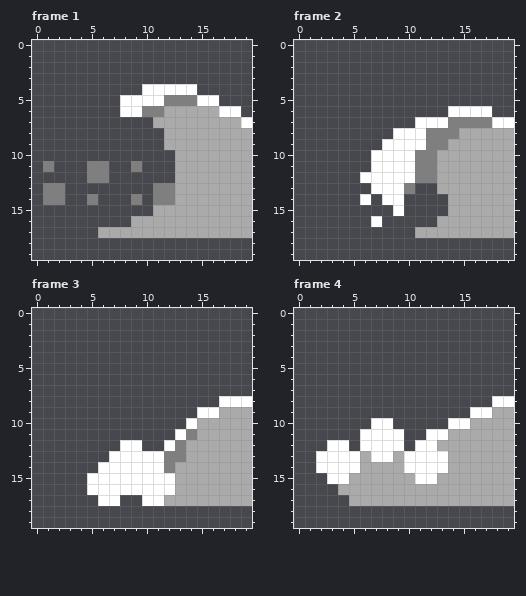
One commit to this pixel-art file: art/water_mole.ase. The first picture shows the starting point.
20x20 pixels, 6 frames. Shown: frame 1, frame 2, frame 3, frame 4. The commit also changed other frames, which this record leaves out.
After:
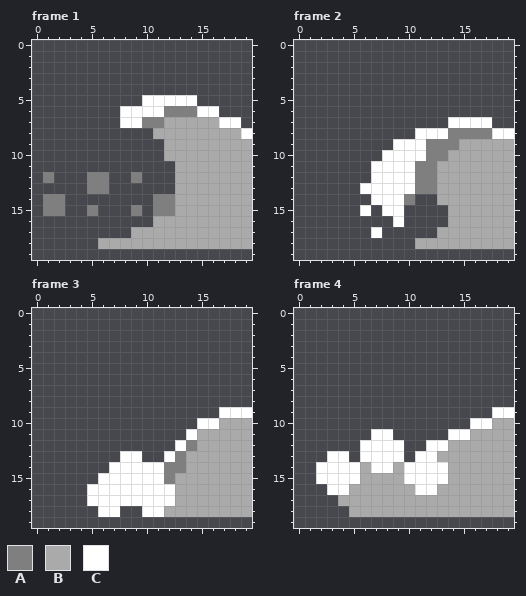
Palette (. is transparent): A #7f7f7f  B #aaaaaa  C #ffffff
The edit:
Frame 1, layer "Layer 2":
There is now colour A in row 7 at x 10; in row 12 at x 1 and 9; in row 13 at x 5 to 6; in row 15 at x 1 to 2, 5 and 9.
The edit turns colour B into colour A in row 6 at x 12 to 14; in row 7 at x 11; in row 15 at x 11 to 12.
There is now colour B in row 8 at x 11; in row 10 at x 12; in row 18 at x 6 to 19.
There is now colour C in row 7 at x 8 to 9.
The edit turns colour A into colour C in row 5 at x 12 to 14; in row 6 at x 10 to 11.
The edit turns colour B into colour C in row 6 at x 15 to 16; in row 7 at x 17 to 18; in row 8 at x 19.
The edit erases colour A in row 11 at x 1, 5 to 6 and 9; in row 13 at x 1 to 2 and 11 to 12; in row 14 at x 5 and 9.
The edit erases colour B in row 16 at x 9 to 10; in row 17 at x 6 to 8.
The edit erases colour C in row 4 at x 10 to 14; in row 5 at x 8 to 9 and 15 to 16; in row 6 at x 17 to 18; in row 7 at x 19.
Frame 2, layer "Layer 2":
There is now colour A in row 13 at x 11 to 12; in row 14 at x 10.
The edit turns colour B into colour A in row 8 at x 15 to 17; in row 9 at x 14; in row 10 at x 13.
There is now colour B in row 14 at x 13; in row 18 at x 11 to 19.
There is now colour C in row 13 at x 6; in row 14 at x 7; in row 15 at x 6 and 8; in row 16 at x 9; in row 17 at x 7.
The edit turns colour A into colour C in row 7 at x 14 to 17; in row 8 at x 12 to 13; in row 10 at x 11; in row 13 at x 10.
The edit turns colour B into colour C in row 8 at x 18 to 19.
The edit erases colour B in row 16 at x 13; in row 17 at x 11 to 12.
The edit erases colour C in row 6 at x 14 to 17; in row 7 at x 11 to 13 and 18 to 19; in row 8 at x 9 to 10; in row 9 at x 8; in row 10 at x 7; in row 12 at x 6.
The edit erases colour C in row 14 at x 6; in row 16 at x 7.
Frame 3, layer "Layer 2":
The edit turns colour B into colour A in row 12 at x 14; in row 14 at x 13.
The edit turns colour C into colour A in row 15 at x 12.
There is now colour B in row 18 at x 12 to 19.
There is now colour C in row 17 at x 5 and 8 to 9; in row 18 at x 6 to 7 and 10 to 11.
The edit turns colour A into colour C in row 11 at x 14; in row 12 at x 13; in row 13 at x 12.
The edit turns colour B into colour C in row 9 at x 17 to 19; in row 10 at x 15 to 16; in row 17 at x 12.
The edit erases colour C in row 8 at x 17 to 19; in row 9 at x 15 to 16; in row 10 at x 14; in row 11 at x 13; in row 12 at x 8 to 9 and 12; in row 13 at x 7 and 10 to 11.
The edit erases colour C in row 14 at x 6; in row 15 at x 5.
Frame 4, layer "Layer 2":
There is now colour B in row 17 at x 4; in row 18 at x 5 to 19.
The edit turns colour C into colour B in row 13 at x 13.
There is now colour C in row 15 at x 2; in row 16 at x 3.
The edit turns colour B into colour C in row 9 at x 18 to 19; in row 10 at x 16 to 17; in row 11 at x 14 to 15; in row 12 at x 13; in row 13 at x 6 and 9; in row 14 at x 7 to 8.
The edit turns colour B into colour C in row 15 at x 5, 10 and 13; in row 16 at x 4 and 11 to 12.
The edit erases colour C in row 8 at x 18 to 19; in row 9 at x 16 to 17; in row 10 at x 7 to 8 and 14 to 15; in row 11 at x 6, 9 and 12 to 13; in row 12 at x 3 to 4 and 11; in row 13 at x 2, 5 and 10.
